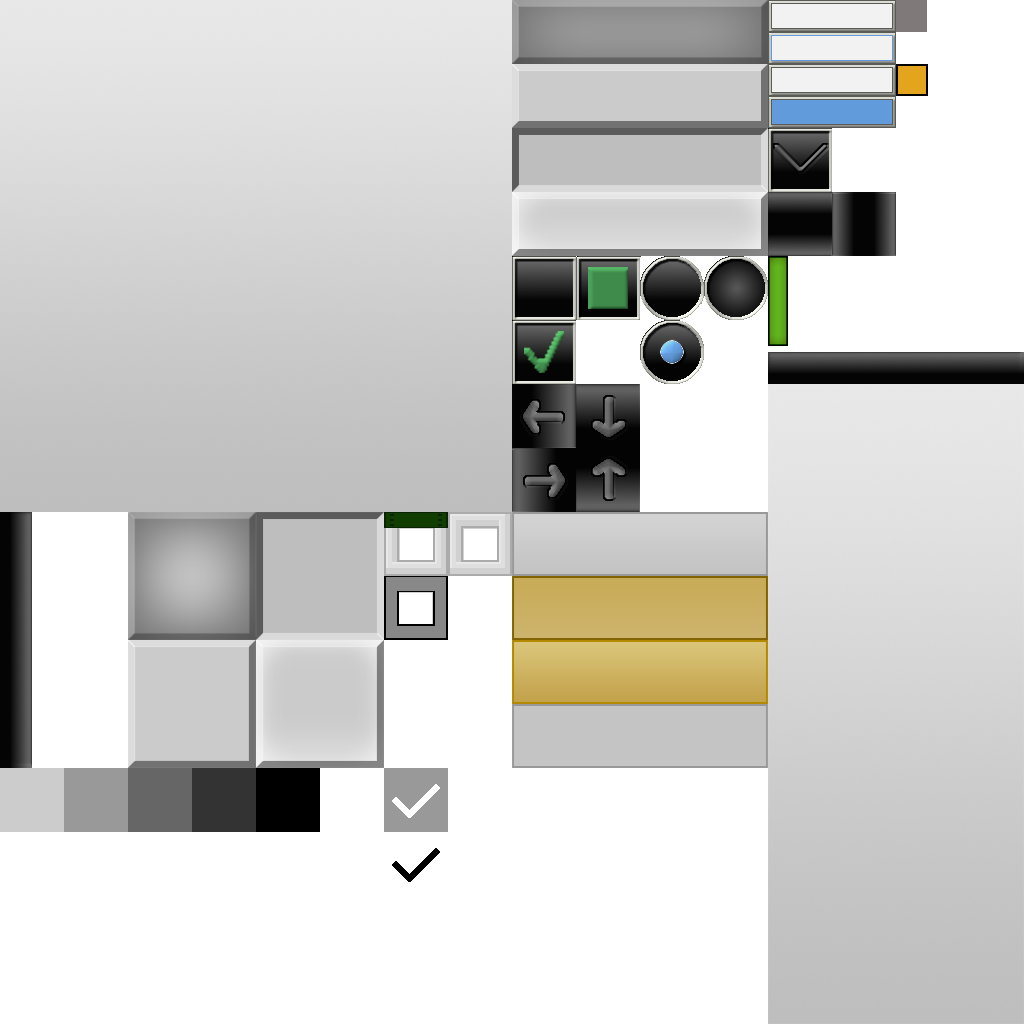
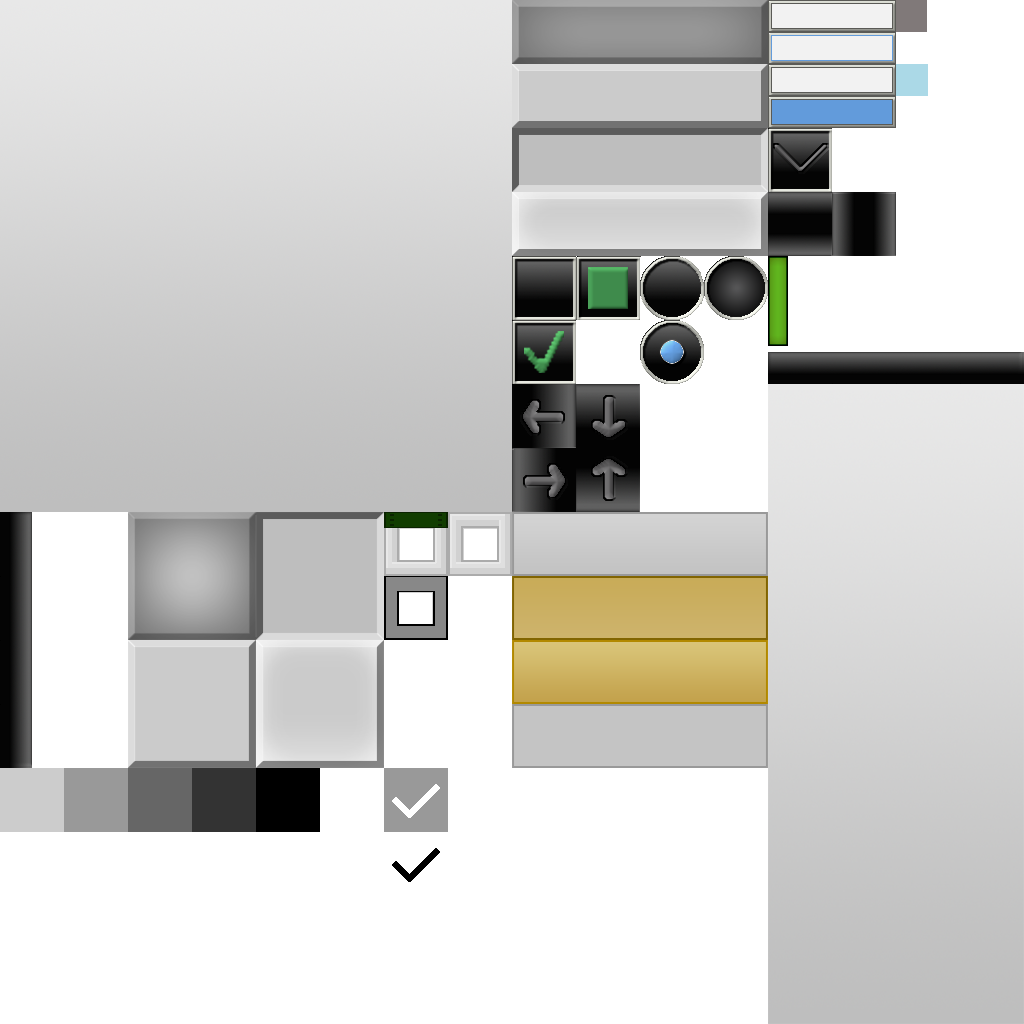
The second 1024 x 1024 image is a revision of the first. Changes to its layers:
added layer "progressbar h" above "Layer 0" over [896, 64, 928, 96]
